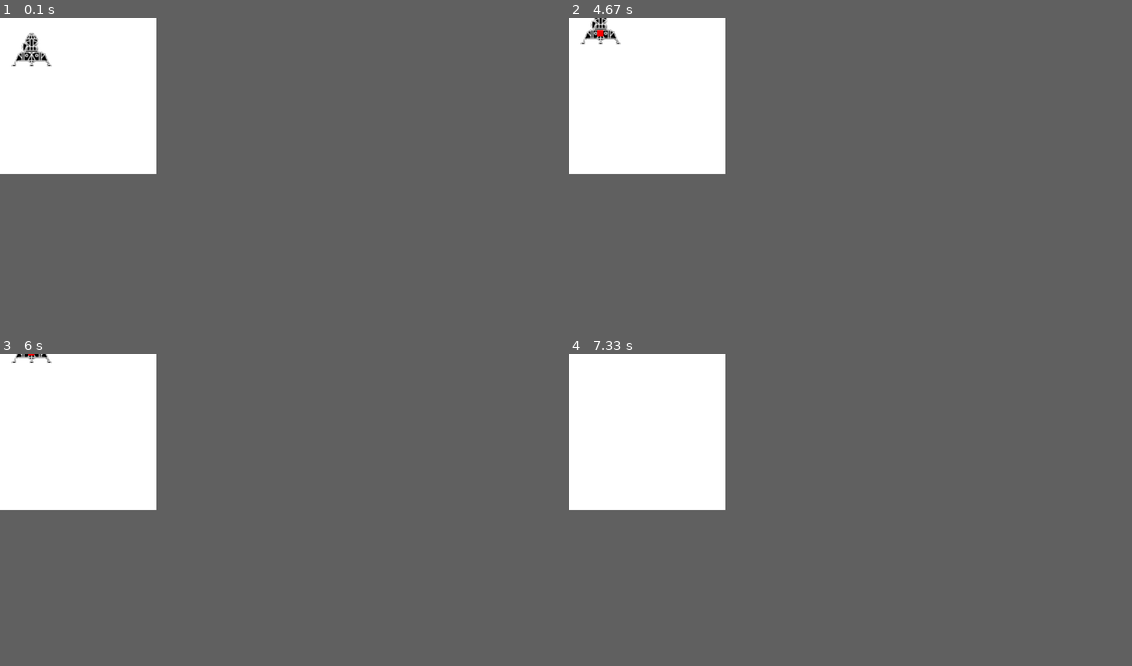
Above: before the commit, frames 1-4 (two rows, left to right).
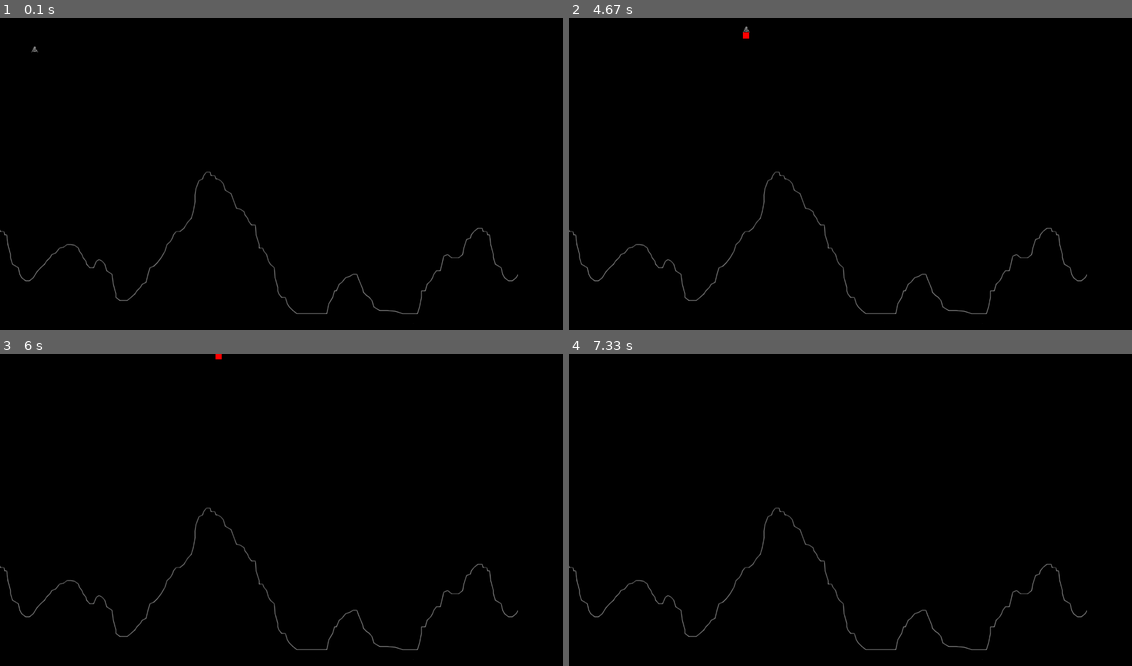
Above: after the commit, the same moments.

Repository: agmui/random_stuff
Game: pygame game, started from LM_game/LM_game.py
Two runs of this game, one before a commit and one after it. Both use one fixed random seed, a clock stepped at 60 frames per second and the inputs below.
Inputs:
- Up to frame 1 (0.1 s): no input
- Up to frame 2 (4.67 s): hold Up 0.33-0.8 s; hold Up 0.83-1.3 s; hold Up 1.33-1.8 s; hold Up 1.83-2.3 s; hold Up 2.33-2.8 s; hold Up 2.83-3.3 s; hold Up 3.33-3.8 s; hold Up 3.83-4.3 s; hold Up from 4.33 s (still down)
- Up to frame 3 (6 s): release Up at 4.8 s; hold Up 4.83-5.3 s; hold Up 5.33-5.8 s; hold Up from 5.83 s (still down)
- Up to frame 4 (7.33 s): release Up at 6.3 s; hold Up 6.33-6.8 s; hold Up 6.83-7.3 s
In our replay, the window is 250x250 before the commit and 900x500 after it. These sizes can differ from the game's own. Grey fills any space a smaller window leaves; there, only what the larger window draws over its background counts as a difference.

The runs differ from the first frame. In frame 1, 14% of the frame differs, in the area x 0-92%, y 0-95%; in frame 2, 14%; in frame 3, 14%; in frame 4, 14%.

Commit message:
added stage

Diff:
--- a/LM_game/LM_game.py
+++ b/LM_game/LM_game.py
@@ -5,32 +5,39 @@
 py.init()
 py.display.set_caption('LM game')
 clock = py.time.Clock()  # FPS stuff
-GD = py.display.set_mode((500, 500))
+GD = py.display.set_mode((1800, 2 * 500))
 crashed = False
 fire = False
 t = 1 / 60
 thrust = 20
 
 LM = py.image.load(os.path.join("assets", "LM.png"))
+LM_mask = py.mask.from_surface(LM)
+stage = py.image.load(os.path.join("assets", "stage.png"))
+stage_mask = py.mask.from_surface(stage)
 
 
 class Player:
     def __init__(self, fuel):
         self.pos = [100, 100]
         self.angle = 90
-        self.v = [0, 0]
-        self.acc = [0, 9.81]# has to be not negative cuz py window
+        self.v = [100, 0]
+        self.acc = [0, 9.81]  # has to be not negative cuz py window
         self.fuel = fuel
         self.LM = LM
 
-    def draw(self, fire_, scale=0.2):
+    def draw(self, fire_, scale=0.035):
         img = py.transform.rotozoom(self.LM, self.angle - 90, scale)
         GD.blit(img, (self.pos[0] - int(img.get_width() / 2), self.pos[1] - int(img.get_height() / 2)))
         if fire_:
-            py.draw.rect(GD, (255, 0, 0), py.Rect(self.pos[0]-10, self.pos[1]+10, 20, 20))
+            py.draw.rect(GD, (255, 0, 0), py.Rect(self.pos[0] - 10, self.pos[1] + 10, 20, 20))
 
     def tilt(self, x):
         self.angle += x
+        if self.angle > 360:
+            self.angle -= 360
+        elif self.angle < 0:
+            self.angle += 360
 
     def physics(self):
         for i in range(2):
@@ -38,11 +45,25 @@
             self.pos[i] = self.pos[i] + self.v[i] * t + 0.5 * self.acc[i] * t ** 2
 
     def rocket(self):
-        self.acc[0] = thrust*math.cos(self.angle*(math.pi/180))
-        self.acc[1] = 9.81-thrust*math.sin(self.angle*(math.pi/180))
+        self.acc[0] = thrust * math.cos(self.angle * (math.pi / 180))
+        self.acc[1] = 9.81 - thrust * math.sin(self.angle * (math.pi / 180))
+
+    def landed(self):
+        self.v = [self.v[0]/2, 0]
+        self.acc = [self.acc[0]/2, 0]
+
+
+class Level:
+    def __init__(self):
+        self.pos = 0, GD.get_height() - stage.get_height()
+
+    def draw_stage(self):
+        img = py.transform.rotozoom(stage, 0, 1)
+        GD.blit(img, self.pos)
 
 
 player = Player(100)
+level = Level()
 
 
 def main():
@@ -53,22 +74,25 @@
                 crashed = True
         if event.type == py.KEYDOWN:
             if event.key == py.K_LEFT:
-                player.tilt(1)
+                player.tilt(2)
             elif event.key == py.K_RIGHT:
-                player.tilt(-1)
-            elif event.key == py.K_UP:
-                player.rocket()
+                player.tilt(-2)
+            if event.key == py.K_UP:
                 fire = True
         if event.type == py.KEYUP:
             if event.key == py.K_UP:
                 player.acc = [0, 9.81]
                 fire = False
 
+        GD.fill((0, 0, 0))  # draw background
 
-        GD.fill((255, 255, 255))  # draw background
-
+        level.draw_stage()
+        if LM_mask.overlap(stage_mask, (int(player.pos[0]-level.pos[0]), int(player.pos[1]-level.pos[1]))):
+            player.landed()
         player.physics()
         player.draw(fire)
+        if fire:
+            player.rocket()
 
         py.display.update()
         clock.tick(60)
Binary file added: LM_game/assets/stage.png
